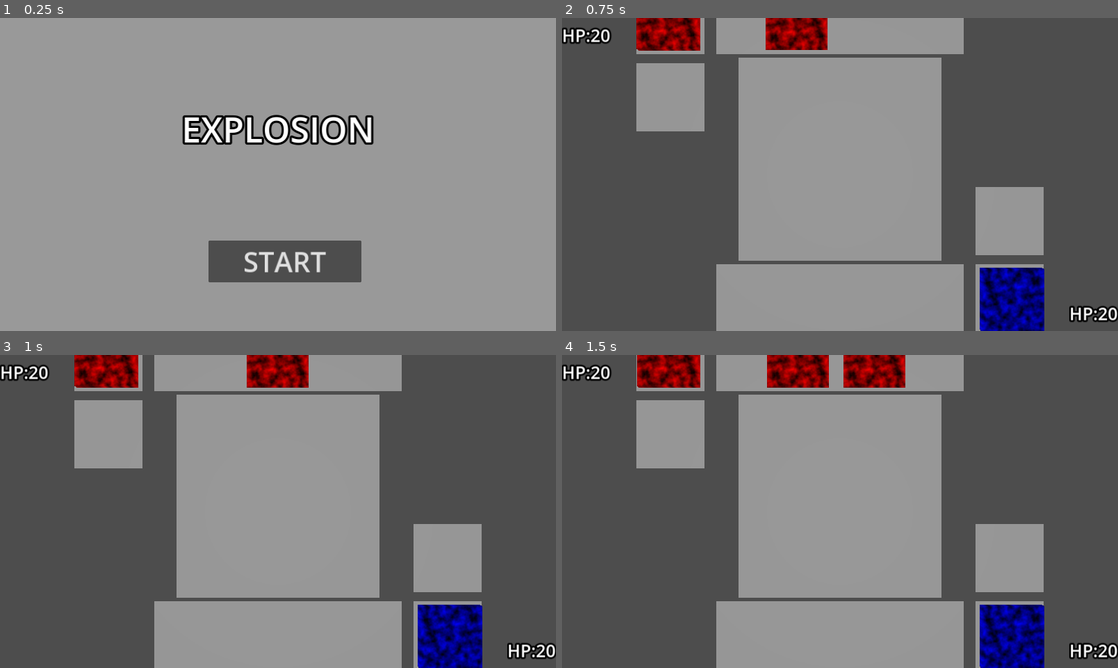
Above: before the commit, frames 1-4 (two rows, left to right).
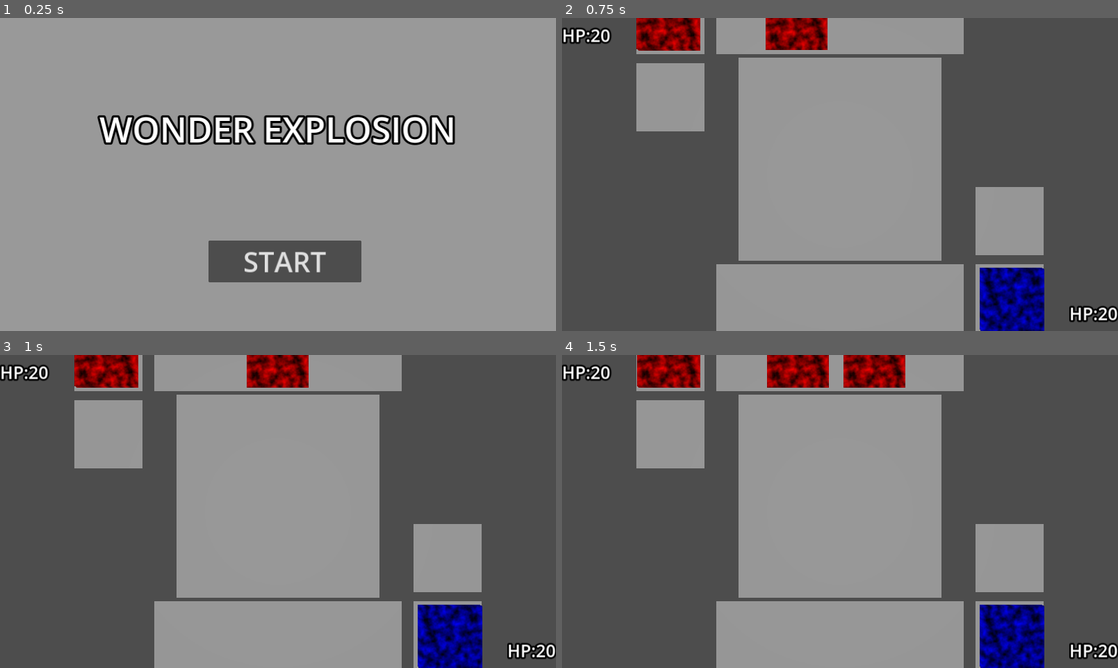
Above: after the commit, the same moments.

Repository: Juna-Idler/WonderExplosion
Game: Godot game, scene res://main.tscn
The game is run twice, just before and just after one commit, with the same random seed, the same clock (stepped at 60 frames per second) and the same inputs.
Inputs (mouse positions are in pixels of both pictures, inside the frame that each line leads up to):
- Up to frame 1 (0.25 s): no input
- Up to frame 2 (0.75 s): click "START" at 0.5 s
- Up to frame 3 (1 s): no input
- Up to frame 4 (1.5 s): move the mouse to (962, 495) at 1.27 s; click (962, 495) at 1.42 s

The runs differ from the first frame. In frame 1, 4.4% of the frame differs, in the area x 17-82%, y 30-41%; in frame 2, nothing differs; in frame 3, nothing differs; in frame 4, nothing differs.

Commit message:
デッキ編集画面を大まかに構築

Diff:
--- a/arrow.tscn
+++ /dev/null
@@ -1,38 +0,0 @@
-[gd_scene load_steps=5 format=3 uid="uid://b5p8tckalfrl8"]
-
-[ext_resource type="Script" path="res://arrow.gd" id="1_5lj2j"]
-
-[sub_resource type="ViewportTexture" id="ViewportTexture_srrvf"]
-viewport_path = NodePath("SubViewport")
-
-[sub_resource type="StandardMaterial3D" id="StandardMaterial3D_3st0r"]
-transparency = 2
-alpha_scissor_threshold = 0.5
-alpha_antialiasing_mode = 0
-shading_mode = 0
-albedo_texture = SubResource("ViewportTexture_srrvf")
-
-[sub_resource type="PlaneMesh" id="PlaneMesh_4mq0x"]
-material = SubResource("StandardMaterial3D_3st0r")
-size = Vector2(0.5, 1)
-
-[node name="Arrow" type="Node3D"]
-script = ExtResource("1_5lj2j")
-
-[node name="SubViewport" type="SubViewport" parent="."]
-transparent_bg = true
-size = Vector2i(64, 256)
-
-[node name="Polygon2D" type="Polygon2D" parent="SubViewport"]
-polygon = PackedVector2Array(32, 8, 8, 40, 24, 40, 16, 248, 48, 248, 40, 40, 56, 40)
-
-[node name="Line2D" type="Line2D" parent="SubViewport/Polygon2D"]
-points = PackedVector2Array(32, 8, 8, 40, 24, 40, 16, 248, 48, 248, 40, 40, 56, 40, 32, 8)
-width = 4.0
-default_color = Color(0, 0, 0, 1)
-joint_mode = 2
-begin_cap_mode = 2
-end_cap_mode = 2
-
-[node name="MeshInstance3D" type="MeshInstance3D" parent="."]
-mesh = SubResource("PlaneMesh_4mq0x")
--- /dev/null
+++ b/build/build.gd
@@ -0,0 +1,128 @@
+extends Panel
+
+const DRAGGABLE_ITEM = preload("res://build/draggable_item.tscn")
+const CARD_TEXTURE = preload("res://match/card_texture.tscn")
+
+@onready var item_list : ItemList = %ItemList
+
+var card_textures : Dictionary = {}
+
+var pack_select_list : Dictionary = {}
+
+@onready var pack_list = %PackList
+@onready var deck_list : GridContainer = %DeckList
+
+@onready var mover : TextureRect = %Mover
+
+
+# Called when the node enters the scene tree for the first time.
+func _ready():
+	var deck := Deck.new("no name",[1,2,3,4,5,6],Color.BLUE,Color.RED)
+	initialize(deck)
+	pass # Replace with function body.
+
+
+# Called every frame. 'delta' is the elapsed time since the previous frame.
+func _process(_delta):
+	pass
+
+func initialize(deck : Deck):
+	var card_list := Global.card_list.card_list.duplicate()
+	card_list.pop_front()
+	var index := item_list.add_item("ALL")
+	pack_select_list[index] = PackedInt32Array(card_list.map(func(v:CardList.CardData):return v.id))
+	for p in Global.card_list.pack_list:
+		var i := item_list.add_item(p.name)
+		pack_select_list[i] = p.include_ids
+	item_list.select(1)
+	initialize_pack_card_list(1)
+
+	for d in deck.cards:
+		deck_list.add_child(create_draggable_item(d))
+
+
+func get_texture(id : int):
+	if not card_textures.has(id):
+		var data := Global.card_list.get_card_data(id)
+		var card_data := Mechanics.CardData.new(data.id,data.power,data.arrows)
+		var texture := CARD_TEXTURE.instantiate()
+		add_child(texture)
+		texture.initialize(card_data,Color.WHITE,null,false)
+		card_textures[id] = texture.get_texture()
+	return card_textures[id]
+
+
+func initialize_pack_card_list(index : int):
+	for c in pack_list.get_children():
+		pack_list.remove_child(c)
+		c.queue_free()
+
+	var list : PackedInt32Array = pack_select_list[index]
+
+	for i in list:
+		pack_list.add_child(create_draggable_item(i))
+
+func create_draggable_item(id : int) -> TextureRect:
+	var item := DRAGGABLE_ITEM.instantiate()
+	item.texture = get_texture(id)
+	item.drag_start.connect(on_drag_start)
+	item.dragging.connect(on_dragging)
+	item.dropped.connect(on_dropped)
+	item.set_meta("card_id",id)
+	return item
+
+
+func _on_item_list_item_selected(index):
+	initialize_pack_card_list(index)
+
+
+func on_drag_start(_self : Control,_pos : Vector2):
+	mover.texture = _self.texture
+	mover.show()
+	mover.global_position = _self.global_position + _pos - mover.size / 2
+	_self.modulate.a = 0.5
+
+func on_dragging(_self : Control,_relative_pos : Vector2,_start_pos : Vector2):
+	mover.global_position = _self.global_position + _start_pos + _relative_pos - mover.size / 2
+
+	var point := _self.global_position + _start_pos + _relative_pos
+	var rect := deck_list.get_global_rect()
+	if deck_list.get_children().has(_self):
+		if rect.has_point(point):
+			mover.modulate.a = 1.0
+		else:
+			mover.modulate.a = 0.5
+	else:
+		if deck_list.get_child_count() < 6:
+			mover.modulate.a = 1.0
+		else:
+			mover.modulate.a = 0.5
+
+
+func on_dropped(_self : Control,_relative_pos : Vector2,_start_pos : Vector2):
+	var point := _self.global_position + _start_pos + _relative_pos
+	var rect := deck_list.get_global_rect()
+	if deck_list.get_children().has(_self):
+		if rect.has_point(point):
+			var x := floori((point.x - rect.position.x) / (rect.size.x / 2))
+			var y := floori((point.y - rect.position.y) / (rect.size.y / 3))
+			var move := clampi(x + y * 2,0,deck_list.get_child_count())
+			deck_list.move_child(_self,move)
+		else:
+			deck_list.remove_child(_self)
+			_self.queue_free()
+		pass
+	else:
+		if rect.has_point(point):
+			if deck_list.get_child_count() < 6:
+				var item := create_draggable_item(_self.get_meta("card_id"))
+				deck_list.add_child(item)
+				var x := floori((point.x - rect.position.x) / (rect.size.x / 2))
+				var y := floori((point.y - rect.position.y) / (rect.size.y / 3))
+				var move := clampi(x + y * 2,0,deck_list.get_child_count())
+				deck_list.move_child(item,move)
+
+		pass
+	mover.hide()
+	_self.modulate.a = 1.0
+	pass
--- /dev/null
+++ b/build/build.tscn
@@ -0,0 +1,106 @@
+[gd_scene load_steps=2 format=3 uid="uid://dodisf11p0r2g"]
+
+[ext_resource type="Script" path="res://build/build.gd" id="1_xo1ub"]
+
+[node name="Build" type="Panel"]
+anchors_preset = 15
+anchor_right = 1.0
+anchor_bottom = 1.0
+grow_horizontal = 2
+grow_vertical = 2
+script = ExtResource("1_xo1ub")
+
+[node name="HBoxContainer" type="HBoxContainer" parent="."]
+layout_mode = 1
+anchors_preset = 15
+anchor_right = 1.0
+anchor_bottom = 1.0
+offset_left = 16.0
+offset_top = 72.0
+offset_right = -16.0
+offset_bottom = -15.0
+grow_horizontal = 2
+grow_vertical = 2
+
+[node name="ItemList" type="ItemList" parent="HBoxContainer"]
+unique_name_in_owner = true
+layout_mode = 2
+size_flags_horizontal = 3
+theme_override_font_sizes/font_size = 40
+text_overrun_behavior = 0
+
+[node name="ScrollContainer" type="ScrollContainer" parent="HBoxContainer"]
+layout_mode = 2
+size_flags_horizontal = 6
+horizontal_scroll_mode = 0
+vertical_scroll_mode = 2
+
+[node name="MarginContainer" type="MarginContainer" parent="HBoxContainer/ScrollContainer"]
+layout_mode = 2
+theme_override_constants/margin_left = 4
+theme_override_constants/margin_top = 4
+theme_override_constants/margin_right = 4
+theme_override_constants/margin_bottom = 4
+
+[node name="PackList" type="GridContainer" parent="HBoxContainer/ScrollContainer/MarginContainer"]
+unique_name_in_owner = true
+custom_minimum_size = Vector2(440, 440)
+layout_mode = 2
+size_flags_horizontal = 6
+size_flags_vertical = 4
+theme_override_constants/h_separation = 4
+theme_override_constants/v_separation = 4
+columns = 3
+
+[node name="MarginContainer" type="MarginContainer" parent="HBoxContainer"]
+layout_mode = 2
+theme_override_constants/margin_left = 8
+theme_override_constants/margin_right = 8
+
+[node name="VBoxContainer" type="VBoxContainer" parent="HBoxContainer/MarginContainer"]
+layout_mode = 2
+
+[node name="DeckList" type="GridContainer" parent="HBoxContainer/MarginContainer/VBoxContainer"]
+unique_name_in_owner = true
+custom_minimum_size = Vector2(296, 448)
+layout_mode = 2
+size_flags_vertical = 4
+theme_override_constants/h_separation = 8
+theme_override_constants/v_separation = 8
+columns = 2
+
+[node name="HBoxContainer" type="HBoxContainer" parent="HBoxContainer/MarginContainer/VBoxContainer"]
+layout_mode = 2
+size_flags_vertical = 3
+
+[node name="PrimaryColor" type="ColorPickerButton" parent="HBoxContainer/MarginContainer/VBoxContainer/HBoxContainer"]
+unique_name_in_owner = true
+layout_mode = 2
+size_flags_horizontal = 3
+color = Color(0, 0, 1, 1)
+
+[node name="SecondaryColor" type="ColorPickerButton" parent="HBoxContainer/MarginContainer/VBoxContainer/HBoxContainer"]
+unique_name_in_owner = true
+layout_mode = 2
+size_flags_horizontal = 3
+color = Color(1, 0, 0, 1)
+
+[node name="Button" type="Button" parent="."]
+layout_mode = 0
+offset_left = 8.0
+offset_top = 8.0
+offset_right = 184.0
+offset_bottom = 56.0
+theme_override_font_sizes/font_size = 24
+text = "BACK"
+
+[node name="Mover" type="TextureRect" parent="."]
+unique_name_in_owner = true
+visible = false
+layout_mode = 0
+offset_right = 144.0
+offset_bottom = 144.0
+expand_mode = 2
+stretch_mode = 4
+
+[connection signal="item_selected" from="HBoxContainer/ItemList" to="." method="_on_item_list_item_selected"]
--- /dev/null
+++ b/build/draggable_item.gd
@@ -0,0 +1,11 @@
+extends "res://draggable_control.gd"
+
+
+# Called when the node enters the scene tree for the first time.
+func _ready():
+	pass # Replace with function body.
+
+
+# Called every frame. 'delta' is the elapsed time since the previous frame.
+func _process(delta):
+	pass
--- /dev/null
+++ b/build/draggable_item.tscn
@@ -0,0 +1,16 @@
+[gd_scene load_steps=4 format=3 uid="uid://dbnreltimnoga"]
+
+[ext_resource type="Script" path="res://build/draggable_item.gd" id="1_2ws1n"]
+
+[sub_resource type="FastNoiseLite" id="FastNoiseLite_bq0q4"]
+
+[sub_resource type="NoiseTexture2D" id="NoiseTexture2D_7ly53"]
+noise = SubResource("FastNoiseLite_bq0q4")
+
+[node name="DraggableItem" type="TextureRect"]
+custom_minimum_size = Vector2(144, 144)
+mouse_filter = 0
+texture = SubResource("NoiseTexture2D_7ly53")
+expand_mode = 2
+stretch_mode = 4
+script = ExtResource("1_2ws1n")
--- a/card_list.gd
+++ b/card_list.gd
@@ -1,6 +1,20 @@
+
+class_name CardList
 
 
-func get_card_data(id : int) -> Mechanics.CardData:
+class CardData:
+	var id : int
+	var power : int
+	var arrows : PackedInt32Array
+	var illust : String
+	var others : String
+
+class Pack:
+	var name : String
+	var include_ids : PackedInt32Array
+
+
+func get_card_data(id : int) -> CardData:
 	return card_list[id]
 
 
@@ -23,19 +37,37 @@
 16	4	1,2,1,0,0,0,0,0
 """
 
-var card_list : Array[Mechanics.CardData] = []
+const PACK_LIST := """
+スターターセット＜001-012＞​​	1,2,3,4,5,6,7,8,9,10,11,12
+タコス屋ブレイズコラボ＜013-016＞	13,14,15,16
+"""
+
+var card_list : Array[CardData] = []
+var pack_list : Array[Pack] = []
 
 func _init():
 	var lines := CARD_LIST.split("\n",false)
 	card_list.resize(lines.size() + 1)
 	for l in lines:
 		var columns := l.split("\t")
-		var card_data := Mechanics.CardData.new()
+		var card_data := CardData.new()
 		card_data.id = columns[0].to_int()
 		card_data.power = columns[1].to_int()
-		card_data.leaks.resize(8)
+		card_data.arrows.resize(8)
 		var arrows := columns[2].split(",")
 		for i in 8:
-			card_data.leaks[i] = arrows[i].to_int()
-		card_data.spell = columns[3]
+			card_data.arrows[i] = arrows[i].to_int()
+		card_data.illust = columns[3]
+		card_data.others = columns[4]
 		card_list[card_data.id] = card_data
+
+	lines = PACK_LIST.split("\n",false)
+	for l in lines:
+		var columns := l.split("\t")
+		var pack := Pack.new()
+		pack.name = columns[0]
+		var ids := columns[1].split(",")
+		pack.include_ids.resize(ids.size())
+		for i in ids.size():
+			pack.include_ids[i] = ids[i].to_int()
+		pack_list.append(pack)
--- /dev/null
+++ b/deck.gd
@@ -0,0 +1,18 @@
+
+class_name Deck
+
+var name : String
+var cards : Array[int]
+var primary_color : Color
+var secondary_color : Color
+var index : int
+
+
+func _init(n : String,c : Array[int],p_color : Color,s_color : Color, i : int = 0):
+	assert(c.size() == 6)
+	assert(i >= 0 and i < 6)
+	name = n
+	cards = c
+	primary_color = p_color
+	secondary_color = s_color
+	index = i
--- /dev/null
+++ b/draggable_control.gd
@@ -0,0 +1,89 @@
+extends Control
+
+
+signal clicked(_self : Control)
+signal held(_self : Control)
+signal double_clicked(_self : Control)
+signal drag_start(_self : Control,_pos : Vector2)
+signal dragging(_self : Control,_relative_pos : Vector2,_start_pos : Vector2)
+signal dropped(_self : Control,_relative_pos : Vector2,_start_pos : Vector2)
+
+
+@export var timer : Timer = null
+@export var double_click_duration_ms : int = 0
+
+var _holding := false
+
+var _double_click_time : int = -double_click_duration_ms - 1
+var _click_count := 0
+
+var _dragging := false
+var _drag_point : Vector2
+
+const drag_amount := 4 * 4
+
+func _ready():
+	pass # Replace with function body.
+
+
+func _gui_input(event: InputEvent):
+	if _holding:
+		if (event is InputEventMouseButton
+				and event.button_index == MOUSE_BUTTON_LEFT
+				and not event.pressed):
+			_holding = false
+			if _dragging:
+				var point := (event as InputEventMouseButton).global_position
+				var relative := point - (_drag_point + get_global_rect().position)
+				_dragging = false
+				dropped.emit(self,relative,_drag_point)
+			else:
+				if timer != null and not timer.is_stopped():
+					timer.stop()
+					timer.timeout.disconnect(_on_timer_timeout)
+				if double_click_duration_ms > 0:
+					var time = Time.get_ticks_msec()
+					if time - _double_click_time <= double_click_duration_ms and _click_count == 2:
+						_double_click_time = -double_click_duration_ms-1
+						_click_count = 0
+						double_clicked.emit(self)
+						return
+				clicked.emit(self)
+
+		elif event is InputEventMouseMotion:
+			var point := (event as InputEventMouseMotion).global_position
+			var relative := point - (_drag_point + get_global_rect().position)
+			if not _dragging and relative.length_squared() >= drag_amount:
+				_dragging = true
+				drag_start.emit(self,_drag_point)
+				if timer != null and not timer.is_stopped():
+					timer.stop()
+					timer.timeout.disconnect(_on_timer_timeout)
+			if _dragging:
+				dragging.emit(self,relative,_drag_point)
+	else:
+		if (event is InputEventMouseButton
+				and event.button_index == MOUSE_BUTTON_LEFT
+				and event.pressed):
+			_holding = true
+			_drag_point = (event as InputEventMouseButton).position
+			if timer != null:
+				timer.start()
+				timer.timeout.connect(_on_timer_timeout,CONNECT_ONE_SHOT)
+			if double_click_duration_ms > 0:
+				var time = Time.get_ticks_msec()
+				if time - _double_click_time > double_click_duration_ms:
+					_double_click_time = time
+					_click_count = 0
+				_click_count += 1
+
+func _on_timer_timeout():
+	_holding = false
+	held.emit(self)
+
+func cancel():
+	if timer != null and not timer.is_stopped():
+		timer.stop()
+		timer.timeout.disconnect(_on_timer_timeout)
+	_dragging = false
+	_holding = false
--- a/main.tscn
+++ b/main.tscn
@@ -31,13 +31,13 @@
 anchor_top = 0.5
 anchor_right = 0.5
 anchor_bottom = 0.5
-offset_left = -320.0
+offset_left = -448.0
 offset_top = -168.0
-offset_right = 320.0
+offset_right = 448.0
 offset_bottom = -40.0
 grow_horizontal = 2
 grow_vertical = 2
-text = "EXPLOSION"
+text = "WONDER EXPLOSION"
 label_settings = SubResource("LabelSettings_5g6kh")
 horizontal_alignment = 1
 vertical_alignment = 1
--- a/match/card_face.gd
+++ b/match/card_face.gd
@@ -22,7 +22,6 @@
 		#if opponent:
 			#leak_labels[i].rotation = PI
 	%ColorRect.color = color
-	%LabelSpell.text = card_data.spell
 	if texture:
 		%TextureRect.texture = texture
 
--- a/match/card_face.tscn
+++ b/match/card_face.tscn
@@ -16,13 +16,6 @@
 font_size = 128
 font_color = Color(0, 0, 0, 1)
 outline_size = 15
-
-[sub_resource type="LabelSettings" id="LabelSettings_42lq7"]
-font_size = 80
-font_color = Color(0, 0, 0, 1)
-outline_size = 16
-shadow_size = 10
-shadow_color = Color(0, 0, 0, 0.768627)
 
 [node name="CardFace" type="Control"]
 layout_mode = 3
@@ -237,20 +230,3 @@
 horizontal_alignment = 1
 vertical_alignment = 1
 metadata/_edit_lock_ = true
-
-[node name="LabelSpell" type="Label" parent="ColorRect/MarginContainer/TextureRect"]
-unique_name_in_owner = true
-layout_mode = 1
-anchors_preset = 12
-anchor_top = 1.0
-anchor_right = 1.0
-anchor_bottom = 1.0
-offset_top = -192.0
-offset_bottom = -96.0
-grow_horizontal = 2
-grow_vertical = 0
-pivot_offset = Vector2(240, 55)
-text = "呪文"
-label_settings = SubResource("LabelSettings_42lq7")
-horizontal_alignment = 1
-vertical_alignment = 2
--- a/match/card_texture.gd
+++ b/match/card_texture.gd
@@ -1,4 +1,6 @@
 extends SubViewport
+
+class_name CardTexture
 
 var data : Mechanics.CardData
 
--- a/match/player.gd
+++ b/match/player.gd
@@ -192,9 +192,10 @@
 
 func _set_card_texture(card : Card,card_id : int):
 	var data := Global.card_list.get_card_data(card_id)
+	var card_data := Mechanics.CardData.new(data.id,data.power,data.arrows)
 	if not card_textures.has(card_id):
 		var ct := CardTexture.instantiate()
 		add_child(ct)
-		ct.initialize(data,player_color,null,opponent_layout)
+		ct.initialize(card_data,player_color,null,opponent_layout)
 		card_textures[card_id] = ct
-	card.set_open_data(data,card_textures.get(card_id).get_texture())
+	card.set_open_data(card_data,card_textures.get(card_id).get_texture())
--- a/mechanics.gd
+++ b/mechanics.gd
@@ -4,10 +4,13 @@
 
 class CardData:
 	var id : int
-	var spell : String
 	var power : int
 	var leaks : PackedInt32Array
 
+	func _init(i : int,p : int,l : PackedInt32Array):
+		id = i
+		power = p
+		leaks = l
 
 class Player:
 	var deck : Array[CardData]
--- a/offline_server.gd
+++ b/offline_server.gd
@@ -14,11 +14,16 @@
 func _init():
 	pass
 
+func card_data_translate(id : int) -> Mechanics.CardData:
+	var data := Global.card_list.get_card_data(id)
+	var card_data := Mechanics.CardData.new(data.id,data.power,data.arrows)
+	return card_data
+
 func initialize(my_card_list : Array[int],cpu_card_list : Array[int]) -> bool:
 	var my_deck : Array[Mechanics.CardData] = []
-	my_deck.assign(my_card_list.map(func(v):return Global.card_list.get_card_data(v)))
+	my_deck.assign(my_card_list.map(card_data_translate))
 	var cpu_deck : Array[Mechanics.CardData] = []
-	cpu_deck.assign(cpu_card_list.map(func(v):return Global.card_list.get_card_data(v)))
+	cpu_deck.assign(cpu_card_list.map(card_data_translate))
 
 	first_data.my_deck = my_card_list
 	first_data.rival_deck_count = cpu_card_list.size()
Not shown: 1 places in match/card_face.tscn that only renumber resources
